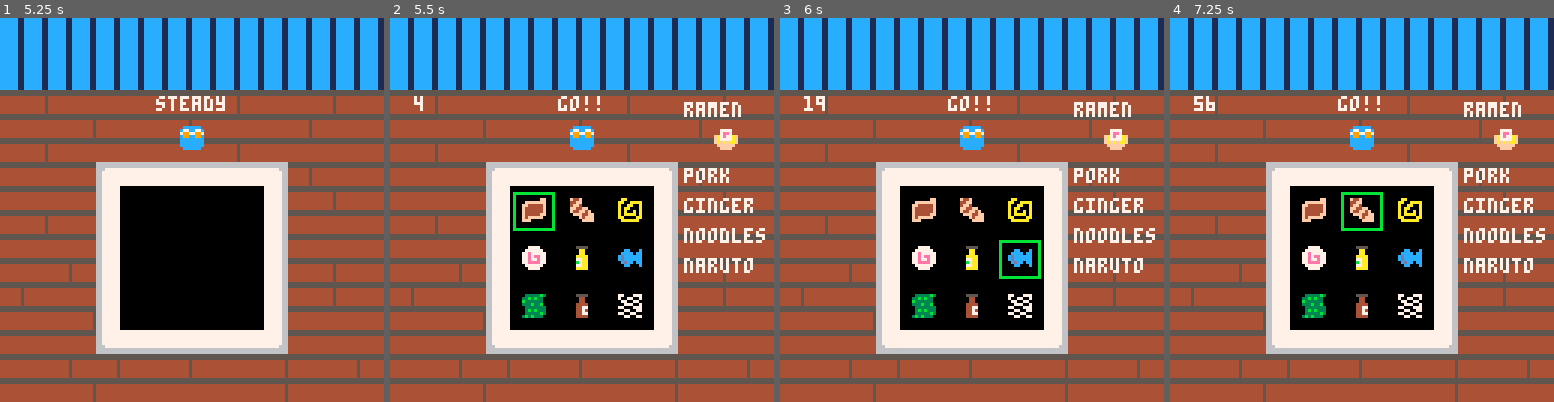
Above: before the commit, frames 1-4 (left to right).
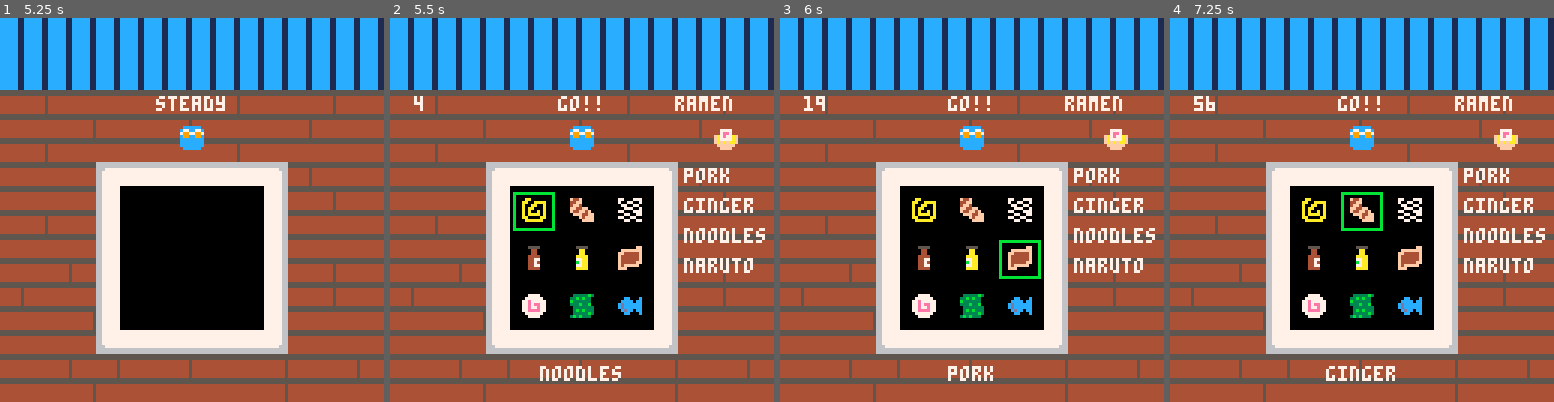
Above: after the commit, the same moments.

Repository: joedono/pico
Game: PICO-8 cartridge abby food school.p8
The game is run twice, just before and just after one commit, with the same random seed, the same clock (stepped at 60 frames per second) and the same inputs.
Inputs:
- Up to frame 1 (5.25 s): tap X (X key) at 0.33, 1.07, 1.85, 2.97, 4.08, 5.2 s; hold Right 1.6-2.1 s; hold Up 2.15-2.42 s; hold Right 2.47-3.03 s; hold Left 3.08-3.58 s; hold Down 3.63-3.97 s; hold Right 4.02-4.68 s; hold Up 4.73-5.03 s; hold Left from 5.08 s (still down)
- Up to frame 2 (5.5 s): keep holding Left
- Up to frame 3 (6 s): release Left at 5.68 s; hold Down from 5.73 s (still down)
- Up to frame 4 (7.25 s): release Down at 6.03 s; hold Right 6.08-6.58 s; tap X (X key) at 6.32 s; hold Right 6.63-7.13 s; hold Up from 7.18 s (still down)

Frame 1 is identical in both runs. In frame 2, 3.3% of the frame differs, in the area x 34-92%, y 20-95%; in frame 3, 3.1%; in frame 4, 3.2%.

Commit message:
Implemented drawing the selected ingredient text

Diff:
--- a/abby food school.p8
+++ b/abby food school.p8
@@ -1,5 +1,5 @@
 pico-8 cartridge // http://www.pico-8.com
-version 29
+version 30
 __lua__
 -- abby's food school
 -- lordjoe
@@ -67,6 +67,7 @@
   draw_recipe();
   draw_ingredients();
   draw_cursor();
+  draw_select_text();
  end
 
  if (state==2 or state==3) then
@@ -78,8 +79,12 @@
  local x=cur[1]*16+25;
  local y=cur[2]*16+42;
 
-
  rect(x,y,x+13,y+12,11);
+end
+
+function draw_select_text()
+ local ingre=get_selected_ingredient();
+ print(ingre.n,64-#(ingre.n)*2,116,7);
 end
 -->8
 -- food
@@ -122,11 +127,13 @@
    add(avail_ingred,n);
   end
  end
+
+ avail_ingred=shuffle(avail_ingred);
 end
 
 function draw_recipe()
  local r = foods[recipe];
- print(r.n,98,28);
+ print(r.n,95,26);
  spr(r.s,108,36);
 
  for k,v in pairs(r.r) do
@@ -164,6 +171,23 @@
  end
 
  return false;
+end
+
+function get_selected_ingredient()
+ local x=cur[1];
+ local y=cur[2];
+ local i=x+(y-1)*3;
+
+ return ingredients[avail_ingred[i]];
+end
+
+function shuffle(t)
+ for n=1,#t*2 do
+  local a,b=flr(1+rnd(#t)),flr(1+rnd(#t));
+  t[a],t[b]=t[b],t[a];
+ end
+
+ return t;
 end
 -->8
 -- gameplay
